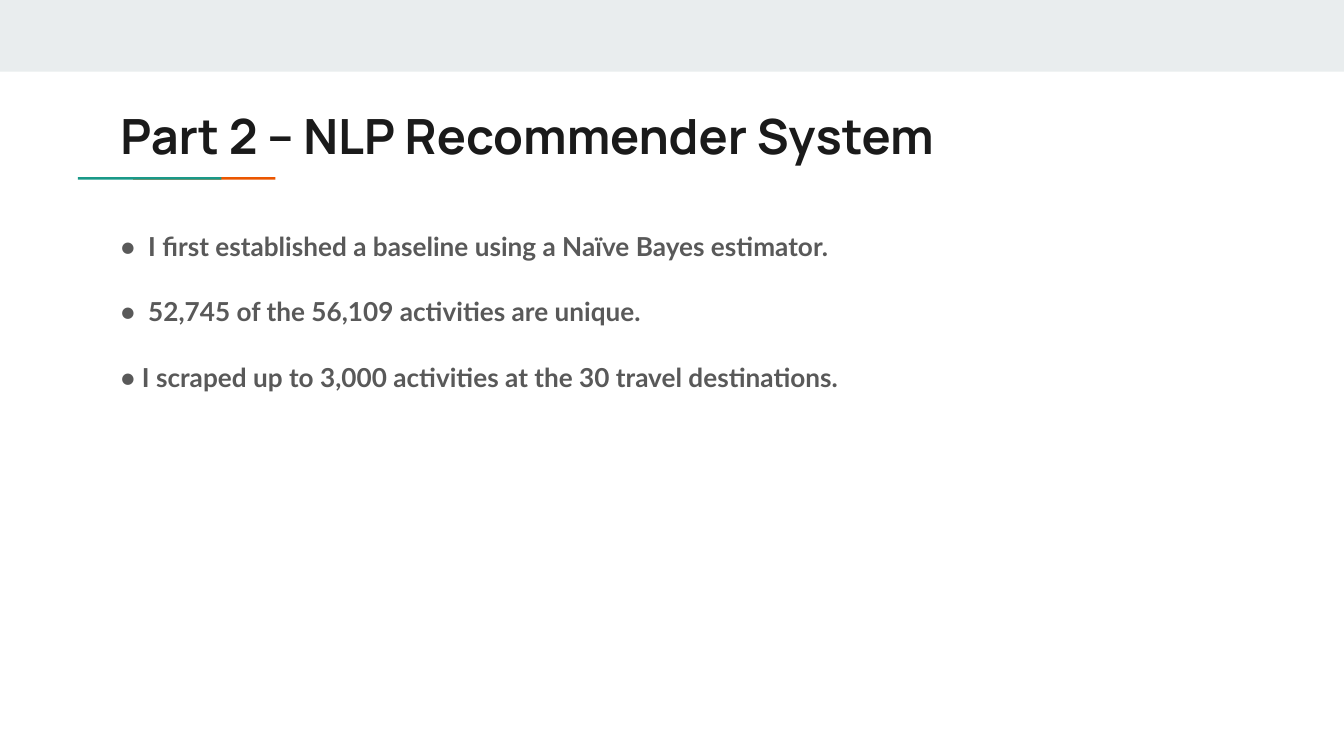
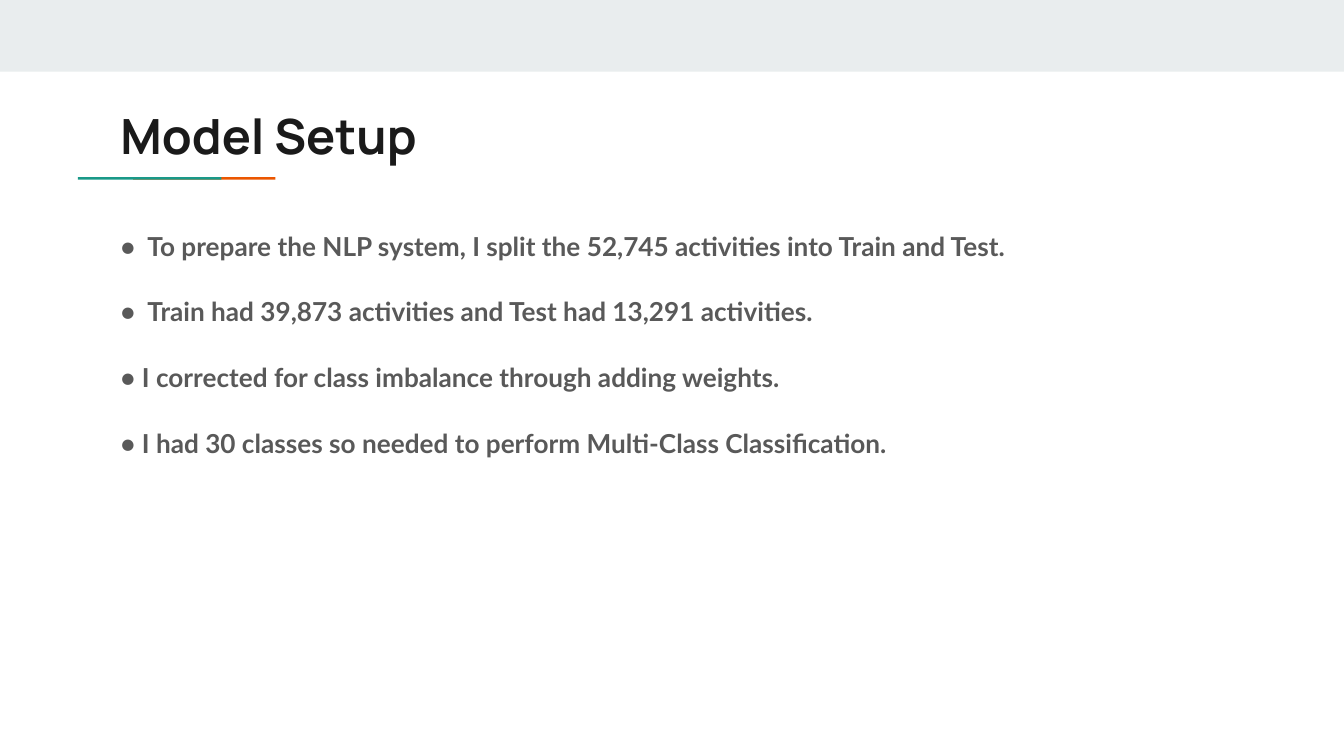
Before and after one commit to matthewshawnkehoe/Data-Science-Projects, a slide deck: slide 11 of Capstone Projects/Final_Capstone_NLP_Search_Recommendation/Recommender_System_Trip_Advisor.pptx (slide 8 before the commit). Drawn at 1344x756 pixels with LibreOffice and Linux fonts; fonts in the diff are those of the drawing. Boxes give left, top, right and bottom in pixels: in the first picture for what was removed or moved away, otherwise in the second. Text is boxed around its words. In the diff, an @@ line names an element or a change of style, - is before the commit and + after.

```diff
--- a/Capstone Projects/Final_Capstone_NLP_Search_Recommendation/Recommender_System_Trip_Advisor.pptx
+++ b/Capstone Projects/Final_Capstone_NLP_Search_Recommendation/Recommender_System_Trip_Advisor.pptx
@@ title at (120,118,416,166): text changed @@
-Part 2 – NLP Recommender System
+Model Setup
@@ text at (142,236,1005,458): text changed @@
-• I first established a baseline using a Naïve Bayes estimator.
-• 52,745 of the 56,109 activities are unique.
-• I scraped up to 3,000 activities at the 30 travel destinations.
+• To prepare the NLP system, I split the 52,745 activities into Train and Test.
+• Train had 39,873 activities and Test had 13,291 activities.
+• I corrected for class imbalance through adding weights.
+• I had 30 classes so needed to perform Multi-Class Classification.
```
Also in this commit, not shown: 1 other slide changed, 13 slides added.
